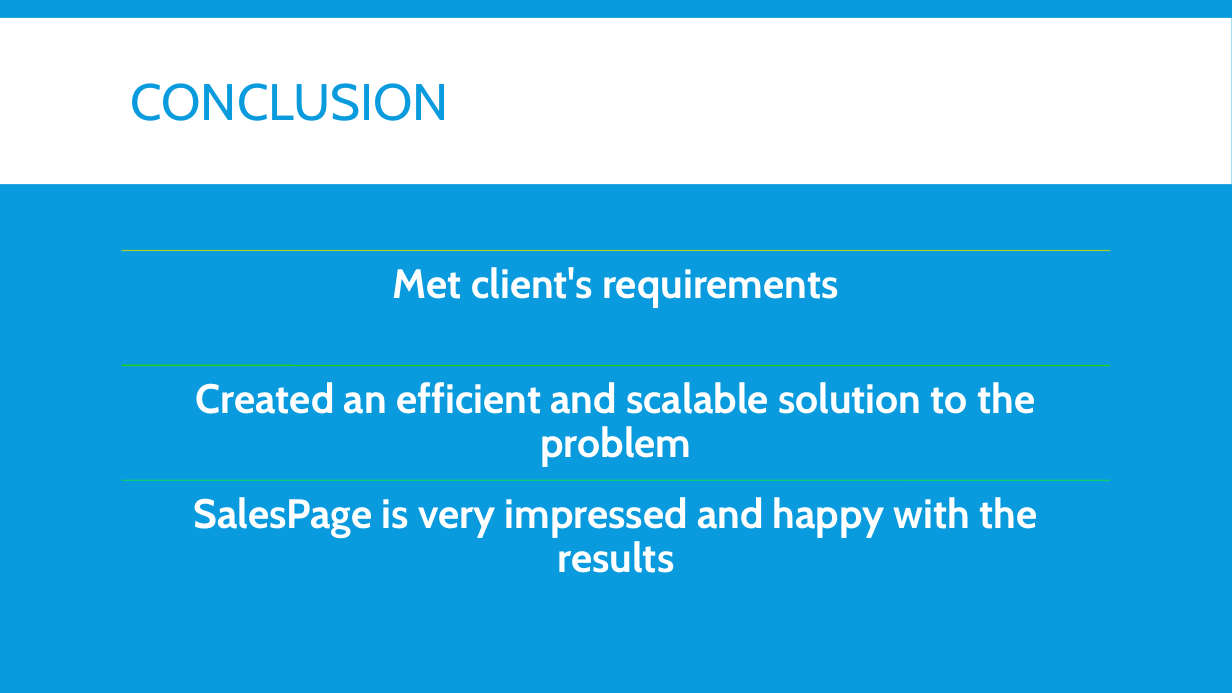
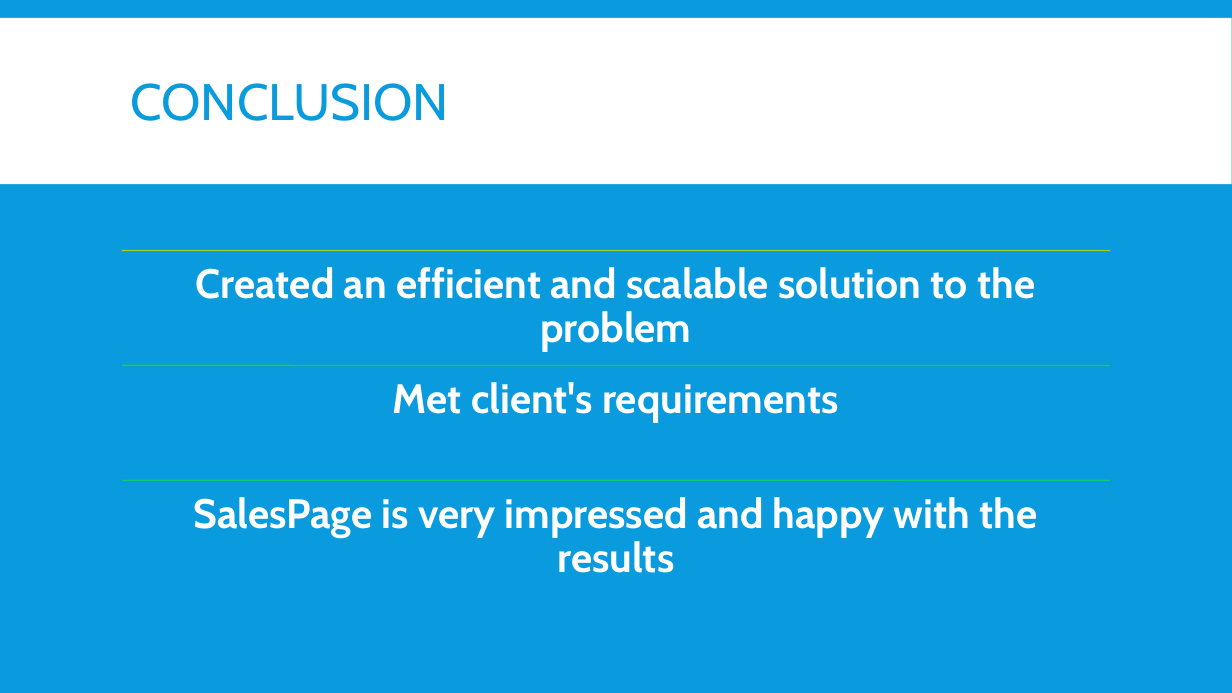
Before and after one commit to OryGregS/SeniorProject, a slide deck: slide 29 of docs/other/FuzzyRecordLinkage.pptx. Drawn at 1232x693 pixels with LibreOffice and Linux fonts; fonts in the diff are those of the drawing. Boxes give left, top, right and bottom in pixels: in the first picture for what was removed or moved away, otherwise in the second. Text is boxed around its words. In the diff, an @@ line names an element or a change of style, - is before the commit and + after.

```diff
--- a/docs/other/FuzzyRecordLinkage.pptx
+++ b/docs/other/FuzzyRecordLinkage.pptx
@@ text "Created an efficient and scalable ...": place and size @@
-text "Created an efficient and scalable ..." at box(196, 382, 1035, 467)
+text "Created an efficient and scalable ..." at box(196, 267, 1035, 352)
@@ text "Met client's requirements": place and size @@
-text "Met client's requirements" at box(393, 267, 838, 308)
+text "Met client's requirements" at box(393, 382, 838, 423)
```
Also in this commit, not shown: 1 other slide changed.
